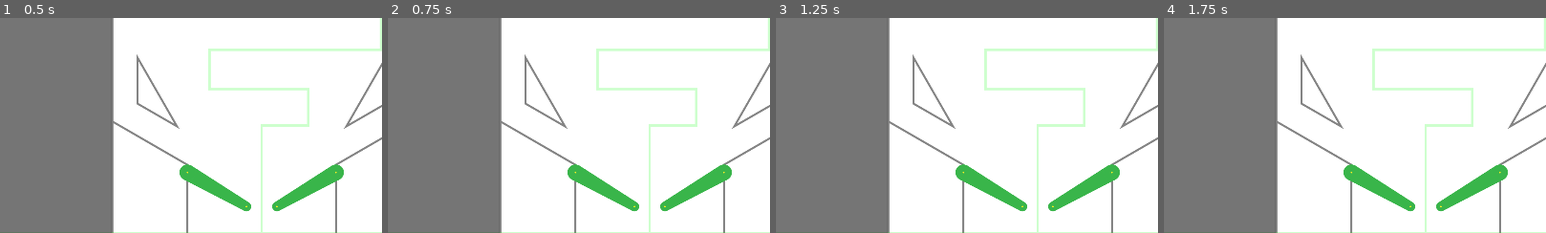
Above: before the commit, frames 1-4 (left to right).
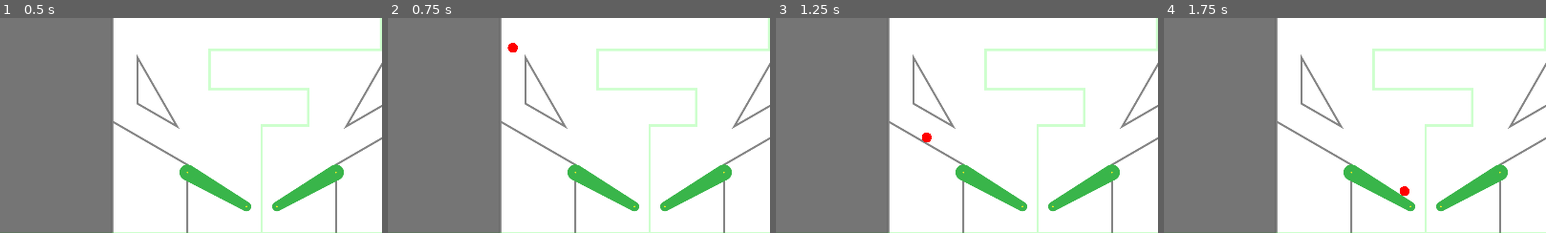
Above: after the commit, the same moments.

Repository: cxhuy/ptd
Game: Godot game, scene res://scenes/game.tscn
Two runs of this game, one before a commit and one after it. Both use one fixed random seed, a clock stepped at 60 frames per second and the inputs below.
Inputs:
- Up to frame 1 (0.5 s): no input
- Up to frame 2 (0.75 s): click "Start Wave" at 0.5 s
- Up to frame 3 (1.25 s): no input
- Up to frame 4 (1.75 s): click "Start Wave" at 1.25 s
The pictures show only the part of the screen within x 16-66%, y 50-100%; the shares and areas given below are measured in that part.

Frame 1 is identical in both runs. In frame 2, 0.1% of the frame differs, in the area x 31-34%, y 11-16%; in frame 3, less than 0.1%; in frame 4, 0.1%.

Commit message:
feat: spawn ball when there is no ball

Diff:
--- a/scripts/enemy/enemySpawn.gd
+++ b/scripts/enemy/enemySpawn.gd
@@ -1,6 +1,7 @@
 extends Path2D
 
 var enemy := preload("res://scenes/enemy/enemy.tscn")
+var ball := preload("res://scenes/ball.tscn")
 var currentWave: int = 1
 var enemySpawnFinish: bool = false
 var inGame: bool = false
@@ -10,12 +11,21 @@
 	if enemySpawnFinish and get_tree().get_nodes_in_group("Enemies").size() == 0:
 		enemySpawnFinish = false
 		inGame = false
+		get_tree().call_group("Balls", "queue_free")
 		currentWave += 1
+
+	if inGame and get_tree().get_nodes_in_group("Balls").size() == 0:
+		var ballInstance = ball.instantiate()
+		ballInstance.set_global_position(Vector2(616, 583))
+		add_child(ballInstance)
 
 
 func _on_wave_start_button_pressed():
 	if !inGame:
 		startWave(currentWave)
+		var ballInstance := ball.instantiate()
+		ballInstance.set_global_position(Vector2(616, 583))
+		add_child(ballInstance)
 		inGame = true
 
 
